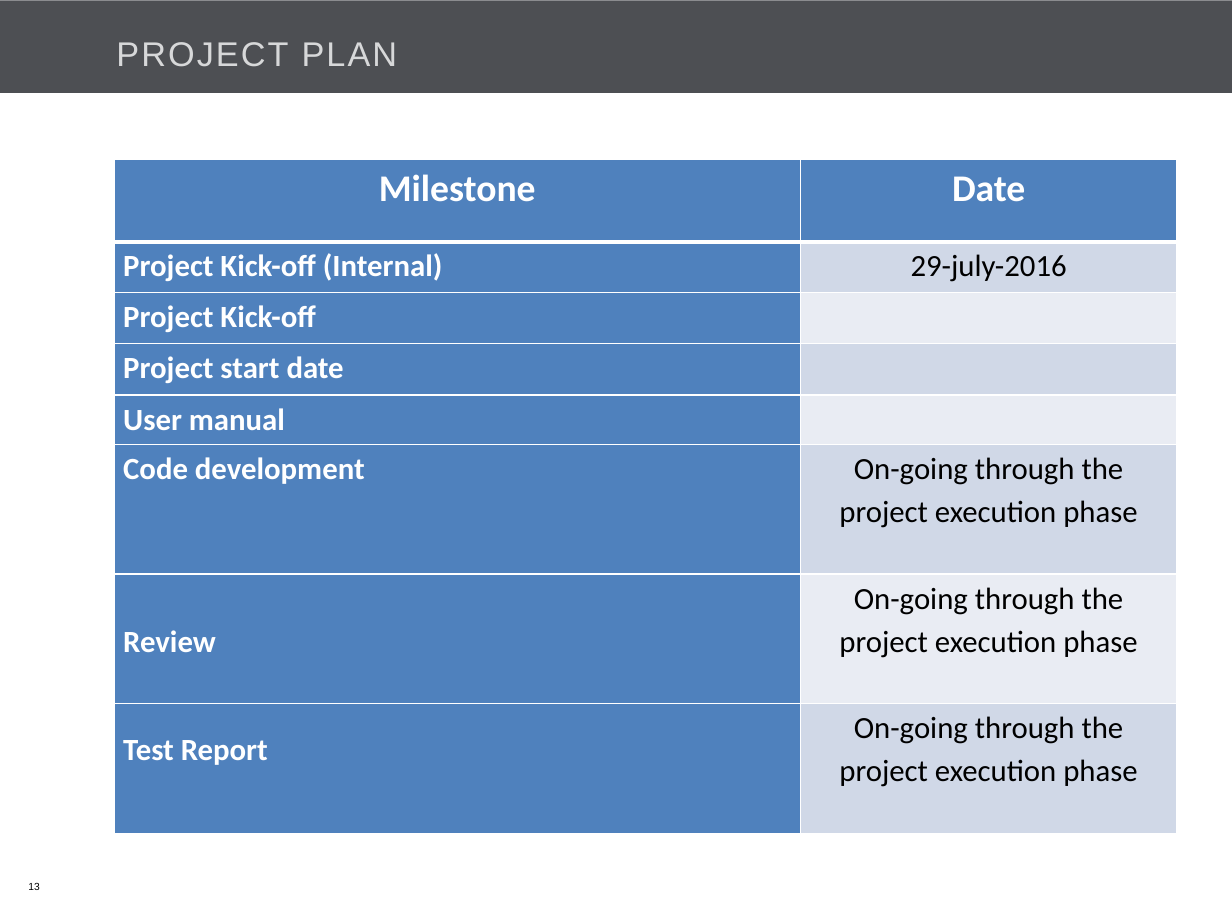
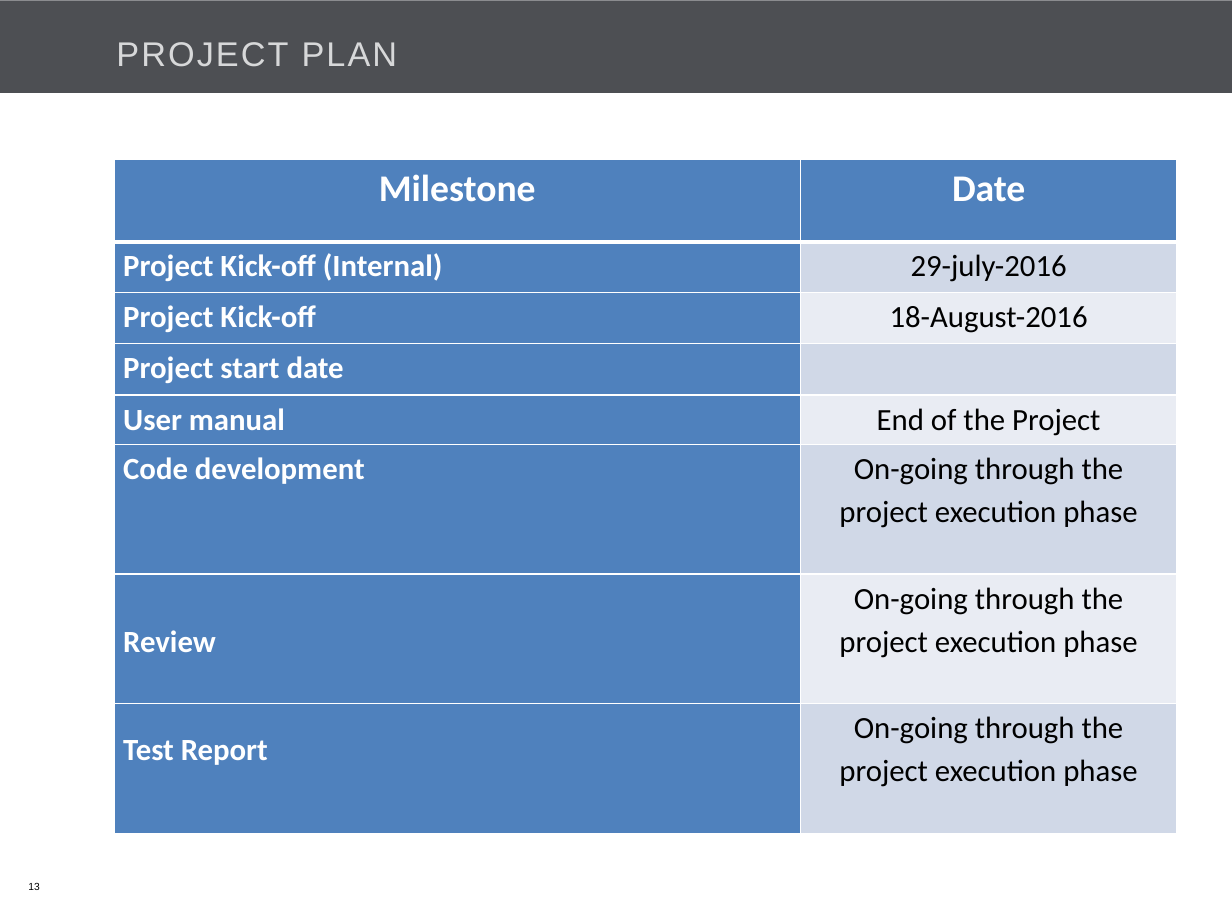
Before and after one commit to Bajarangi/demo, a slide deck: slide 13 of trunk/EasiCab/Documents/EASiCab_POC_kick off.pptx. Drawn at 1232x924 pixels with LibreOffice and Linux fonts; fonts in the diff are those of the drawing; background and template pictures are left out. Boxes give left, top, right and bottom in pixels: in the first picture for what was removed or moved away, otherwise in the second. Text is boxed around its words. In the diff, an @@ line names an element or a change of style, - is before the commit and + after.

```diff
--- a/trunk/EasiCab/Documents/EASiCab_POC_kick off.pptx
+++ b/trunk/EasiCab/Documents/EASiCab_POC_kick off.pptx
@@ table at [115,159,1178,819] @@
-row 3, column 2: 
+row 3, column 2: 18-August-2016
-row 5, column 2: 
+row 5, column 2: End of the Project
```
Also in this commit, not shown: 10 other slides changed, 2 other files.
